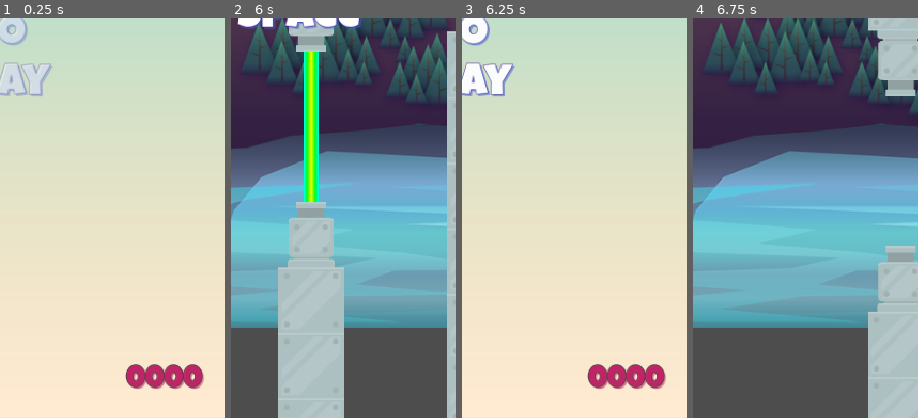
Above: before the commit, frames 1-4 (left to right).
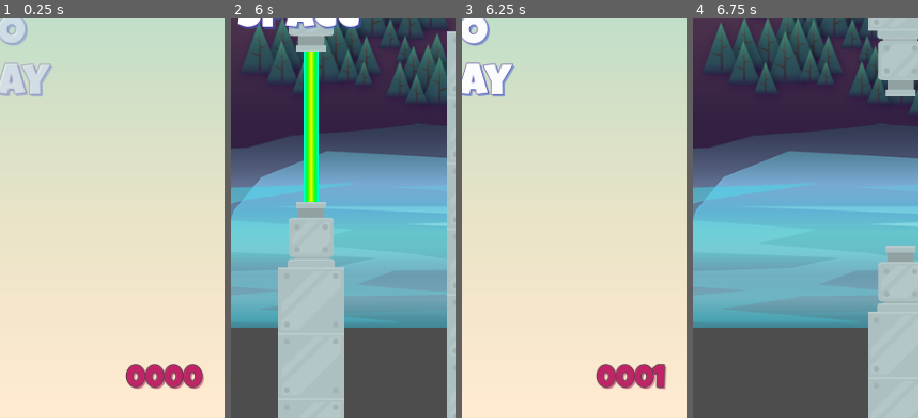
Above: after the commit, the same moments.

Repository: Peter-Pander/Tappy
Game: Godot game, scene res://Scenes/Main/Main.tscn
Same seed, same stepped clock (60 frames per second), same inputs: the game is played once before the commit and once after it.
Inputs:
- Up to frame 1 (0.25 s): no input
- Up to frame 2 (6 s): hold Space (jump) 0.53-1.28 s; tap Space (jump) at 1.35, 1.52, 1.82, 2.85, 3.02, 3.32, 4.35, 4.52, 4.82, 5.85 s; hold Space (jump) 2.03-2.78 s; hold Space (jump) 3.53-4.28 s; hold Space (jump) 5.03-5.78 s; tap Enter at 5.75 s
- Up to frame 3 (6.25 s): tap Space (jump) at 6.02 s
- Up to frame 4 (6.75 s): tap Space (jump) at 6.32 s; hold Space (jump) from 6.53 s (still down)
The pictures show only the part of the screen within x 50-100%, y 50-100%; the shares and areas given below are measured in that part.

Frames 1-2 are identical in both runs. In frame 3, 1.5% of the frame differs, in the area x 55-92%, y 86-93%; in frame 4, nothing differs.

Commit message:
Add ScoreManager autoload to track high score across scenes
- Created new global script: ScoreManager.gd
  - Stores and manages high score using a setter/getter
- Registered ScoreManager as an autoload singleton in project.godot
- In GameUI.gd:
  - Update high score when the player presses jump on the game over screen
- In Main.gd:
  - Added label reference to display the high score on screen
  - Updated _ready() to show the stored high score using zero-padded format

Diff:
--- /dev/null
+++ b/Globals/ScoreManager.gd
@@ -0,0 +1,13 @@
+extends Node
+
+
+var _high_score: int = 0
+var high_score: int:
+	get:
+		return _high_score
+	set(value):
+		if value > _high_score:
+			_high_score = value
+
+func _ready() -> void:
+	pass
--- a/Scenes/GameUI/GameUi.gd
+++ b/Scenes/GameUI/GameUi.gd
@@ -20,6 +20,7 @@
 	if event.is_action_pressed("Exit"):
 		GameManager.load_main_scene()
 	elif _can_press == true and event.is_action_pressed("jump"):
+		ScoreManager.high_score = _score
 		GameManager.load_main_scene()
 
 func _enter_tree() -> void:
--- a/Scenes/Main/Main.gd
+++ b/Scenes/Main/Main.gd
@@ -1,5 +1,6 @@
 extends Control
 
+@onready var high_score_label: Label = $MarginContainer/HighScoreLabel
 
 
 func _unhandled_input(event: InputEvent) -> void:
@@ -10,3 +11,4 @@
 # Called when the node enters the scene tree for the first time.
 func _ready() -> void:
 	get_tree().paused = false
+	high_score_label.text = "%04d" % ScoreManager.high_score
--- a/project.godot
+++ b/project.godot
@@ -19,6 +19,7 @@
 
 SignalHub="*res://Globals/SignalHub.gd"
 GameManager="*res://Globals/GameManager.gd"
+ScoreManager="*res://Globals/ScoreManager.gd"
 
 [display]
 
Not shown, added: Globals/ScoreManager.gd.uid
